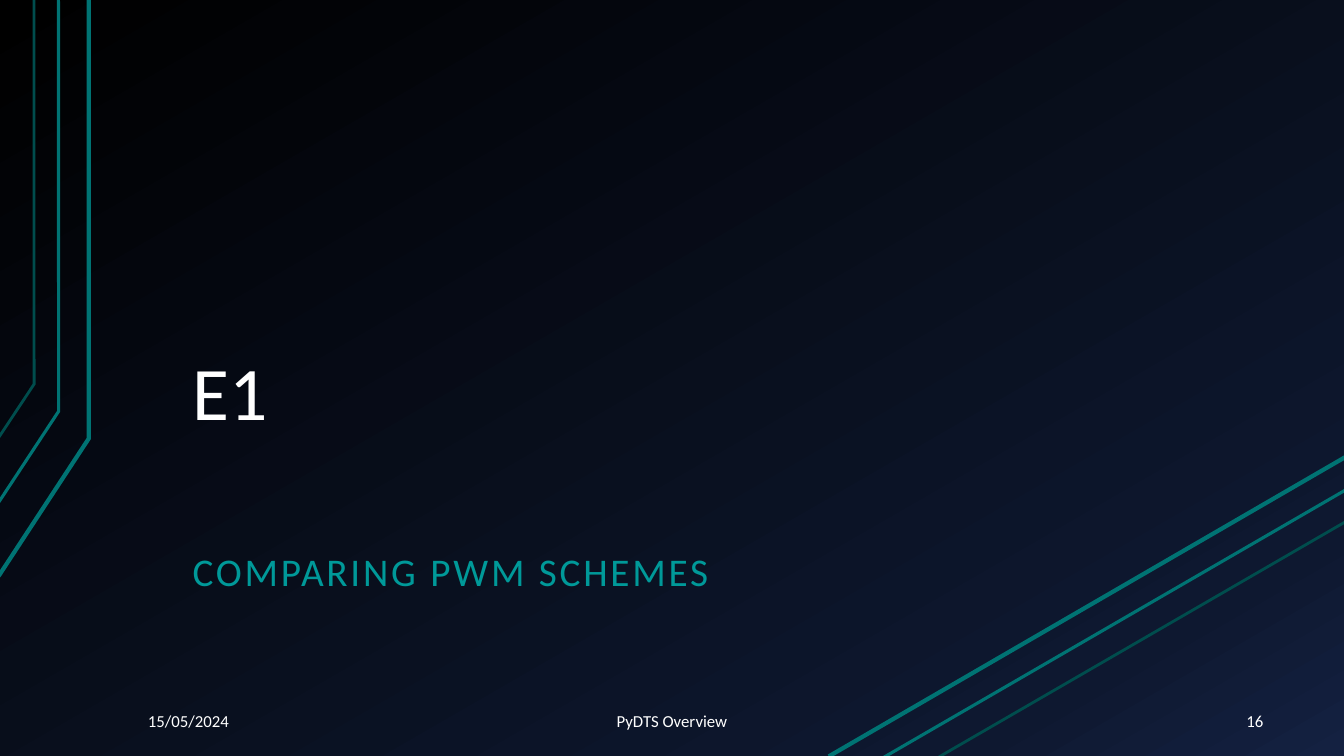
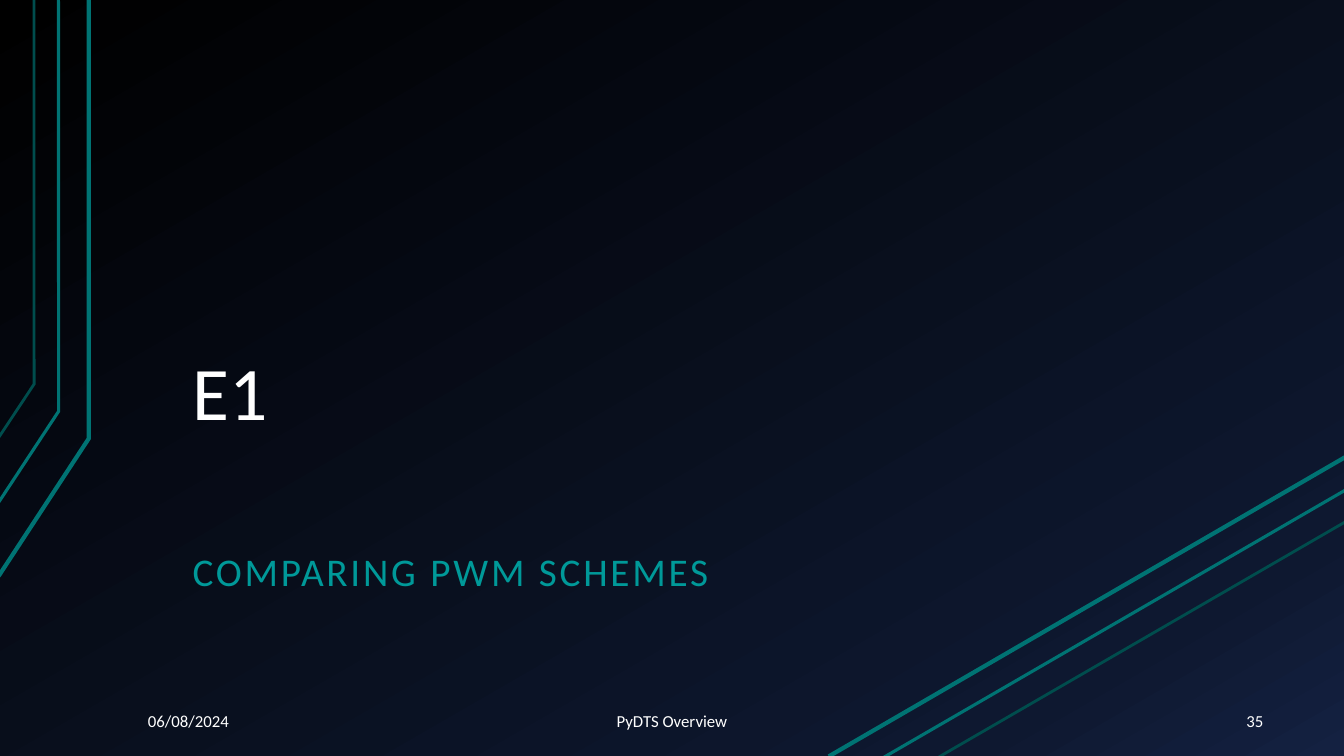
Before and after one commit to pascme05/PyPowerSim, a slide deck: slide 35 of docu/PR_240515_PyPowerSim_Tutorial.pptx (slide 16 before the commit). Drawn at 1344x756 pixels with LibreOffice and Linux fonts; fonts in the diff are those of the drawing. Boxes give left, top, right and bottom in pixels: in the first picture for what was removed or moved away, otherwise in the second. Text is boxed around its words. In the diff, an @@ line names an element or a change of style, - is before the commit and + after.

```diff
--- a/docu/PR_240515_PyPowerSim_Tutorial.pptx
+++ b/docu/PR_240515_PyPowerSim_Tutorial.pptx
@@ text at (148, 715, 229, 728): text changed @@
-15/05/2024
+06/08/2024
@@ page number at (1246, 716, 1263, 727): text changed @@
-16
+35
```
Also in this commit, not shown: 17 other slides changed, 20 slides added, 1 other file.
